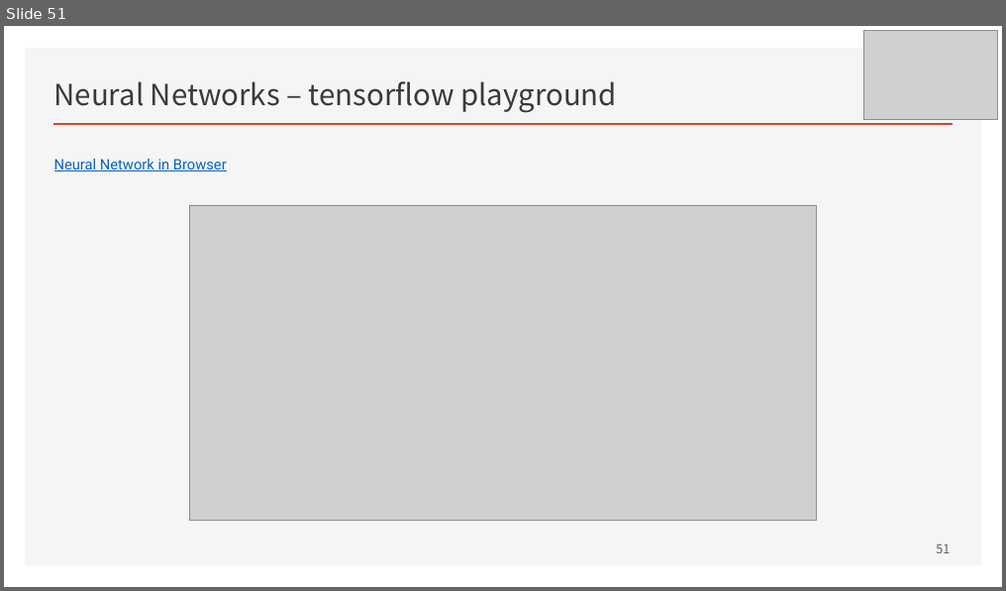
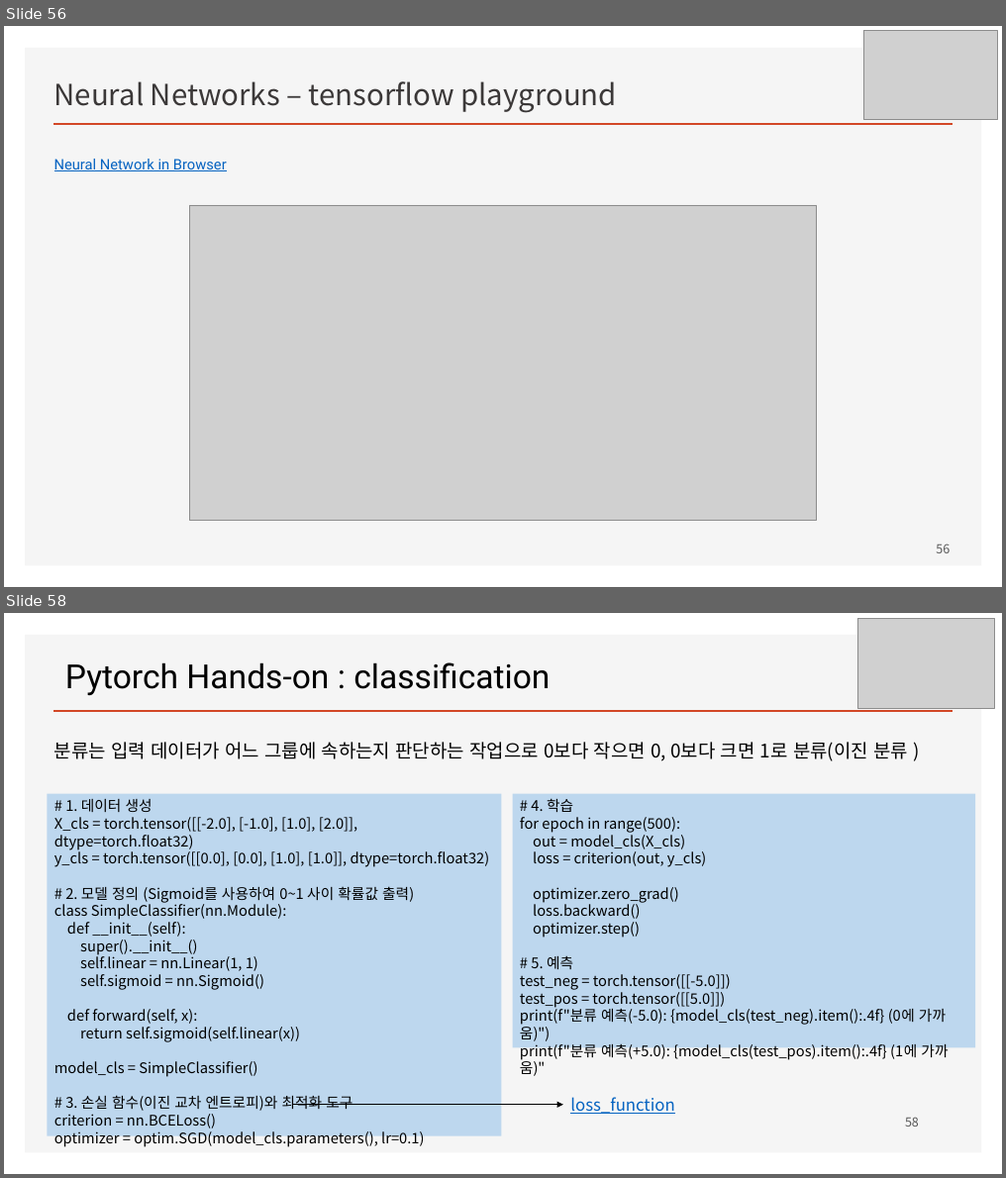
Before and after one commit to ancestor9/mathematics-for-machine-learning, a slide deck: Linear_Algebra/w4_Perceptron_Regression.pptx. Shown one above the other, each under a label of ours: slide 51 before the commit, slides 56 and 58 after it; the slides between them are not shown. The pictures are 1006x591 and 1006x1178 pixels, drawn with LibreOffice and Linux fonts; fonts in the diff are those of the drawing; grey boxes stand for pictures; background and template pictures are left out. Boxes give left, top, right and bottom in pixels: in the first picture for what was removed or moved away, otherwise in the second. Text is boxed around its words. In the diff, an @@ line names an element or a change of style, - is before the commit and + after.

```diff
--- a/Linear_Algebra/w4_Perceptron_Regression.pptx
+++ b/Linear_Algebra/w4_Perceptron_Regression.pptx
@@ slide 58 added at box(4, 613, 1002, 1174), background #FFFFFF; not listed: 2 template elements that a slide beside it also shows @@
@@ picture added at box(858, 619, 994, 710) @@
@@ text added at box(65, 663, 549, 695), 32 pt, text #000000 @@
+Pytorch Hands-on : classification
@@ text added at box(54, 742, 908, 761), 18 pt, text #000000 @@
+분류는 입력 데이터가 어느 그룹에 속하는지 판단하는 작업으로 0보다 작으면 0, 0보다 크면 1로 분류(이진 분류 )
@@ rectangle added at box(47, 793, 501, 1137), fill #BDD7EE, 14 pt, text #000000 @@
+# 1. 데이터 생성
+X_cls = torch.tensor([[-2.0], [-1.0], [1.0], [2.0]], dtype=torch.float32)
+y_cls = torch.tensor([[0.0], [0.0], [1.0], [1.0]], dtype=torch.float32)
+# 2. 모델 정의 (Sigmoid를 사용하여 0~1 사이 확률값 출력)
+class SimpleClassifier(nn.Module):
+def __init__(self):
+super().__init__()
+self.linear = nn.Linear(1, 1)
+self.sigmoid = nn.Sigmoid()
+def forward(self, x):
+return self.sigmoid(self.linear(x))
+model_cls = SimpleClassifier()
+# 3. 손실 함수(이진 교차 엔트로피)와 최적화 도구
+criterion = nn.BCELoss()
+optimizer = optim.SGD(model_cls.parameters(), lr=0.1)
@@ rectangle added at box(512, 793, 976, 1048), fill #BDD7EE, 14 pt, text #000000 @@
+# 4. 학습
+for epoch in range(500):
+out = model_cls(X_cls)
+loss = criterion(out, y_cls)
+optimizer.zero_grad()
+loss.backward()
+optimizer.step()
+# 5. 예측
+test_neg = torch.tensor([[-5.0]])
+test_pos = torch.tensor([[5.0]])
+print(f"분류 예측(-5.0): {model_cls(test_neg).item():.4f} (0에 가까움)")
+print(f"분류 예측(+5.0): {model_cls(test_pos).item():.4f} (1에 가까움)"
@@ arrow added from (292, 1105) to (563, 1105), #000000 0.5 pt @@
@@ text added at box(570, 1097, 674, 1114), 16 pt, text #0563C1, underline @@
+loss_function
@@ page number added at box(905, 1117, 919, 1127), 12 pt, text #595959 @@
+58
@@ what was slide 51 is now slide 56 @@
@@ page number at box(936, 544, 949, 554): text changed @@
-51
+56
```
Also in this commit, not shown: 4 slides changed, 8 other slides added.
